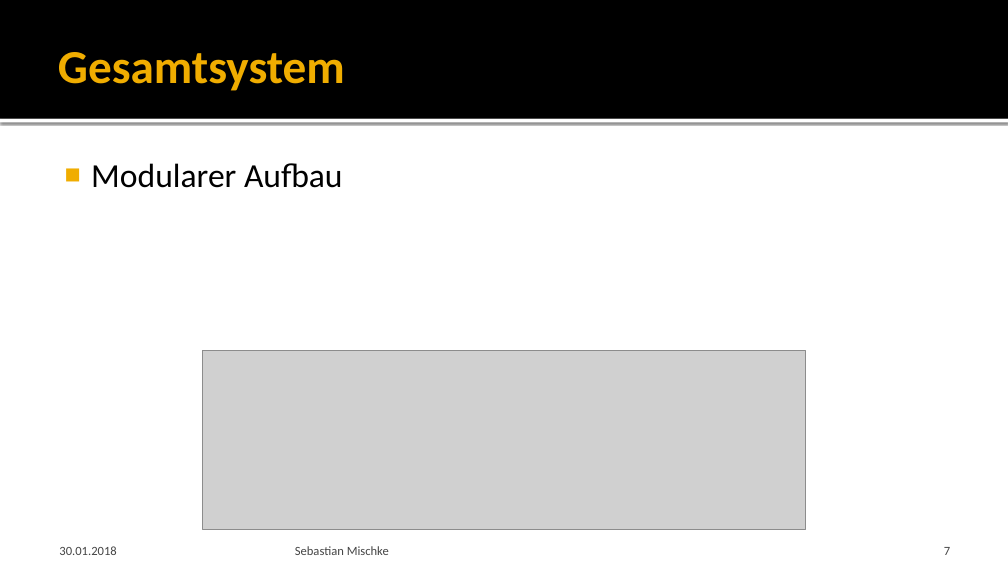
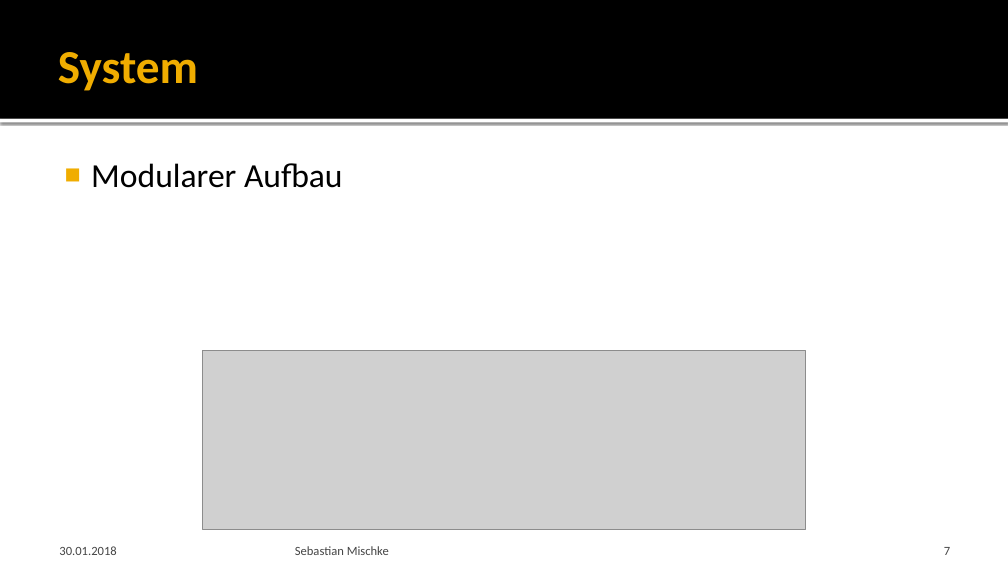
Before and after one commit to Saritus/bachelor-thesis, a slide deck: slide 7 of docs/verteidigung/Verteidigung.pptx. Drawn at 1008x567 pixels with LibreOffice and Linux fonts; fonts in the diff are those of the drawing; grey boxes stand for pictures; background and template pictures are left out. Boxes give left, top, right and bottom in pixels: in the first picture for what was removed or moved away, otherwise in the second. Text is boxed around its words. In the diff, an @@ line names an element or a change of style, - is before the commit and + after.

```diff
--- a/docs/verteidigung/Verteidigung.pptx
+++ b/docs/verteidigung/Verteidigung.pptx
@@ title at (x1=58, y1=52, x2=198, y2=91): text changed @@
-Gesamtsystem
+System
```
Also in this commit, not shown: 10 other slides changed, 1 slide added, 1 other file.
